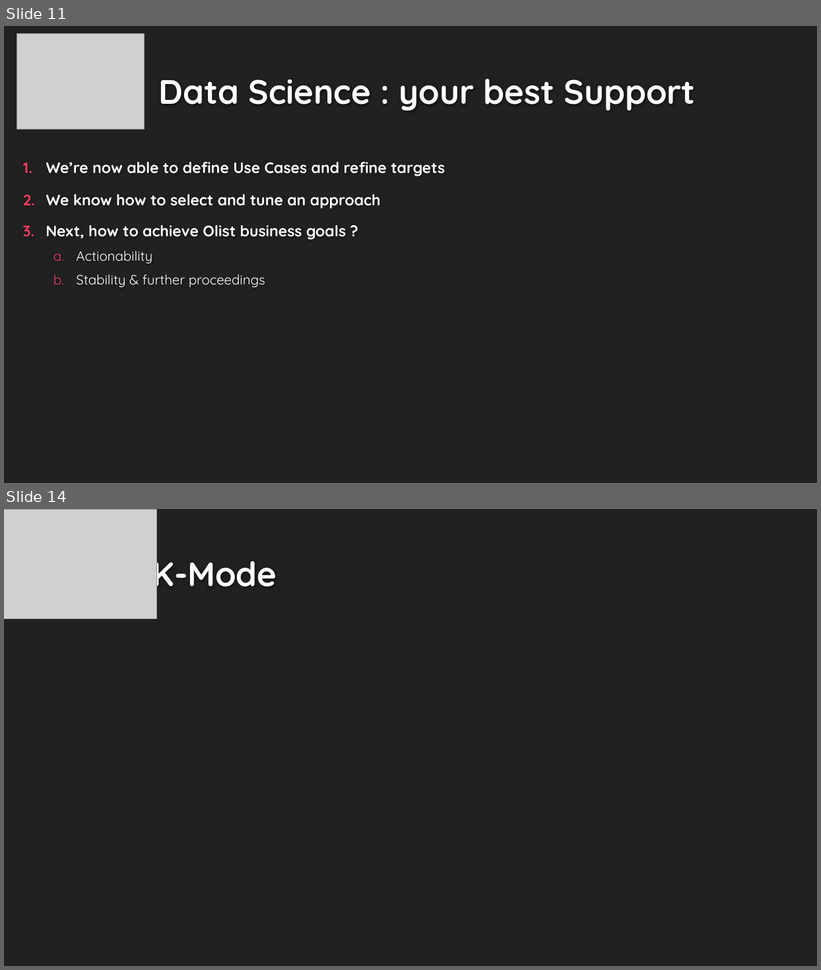
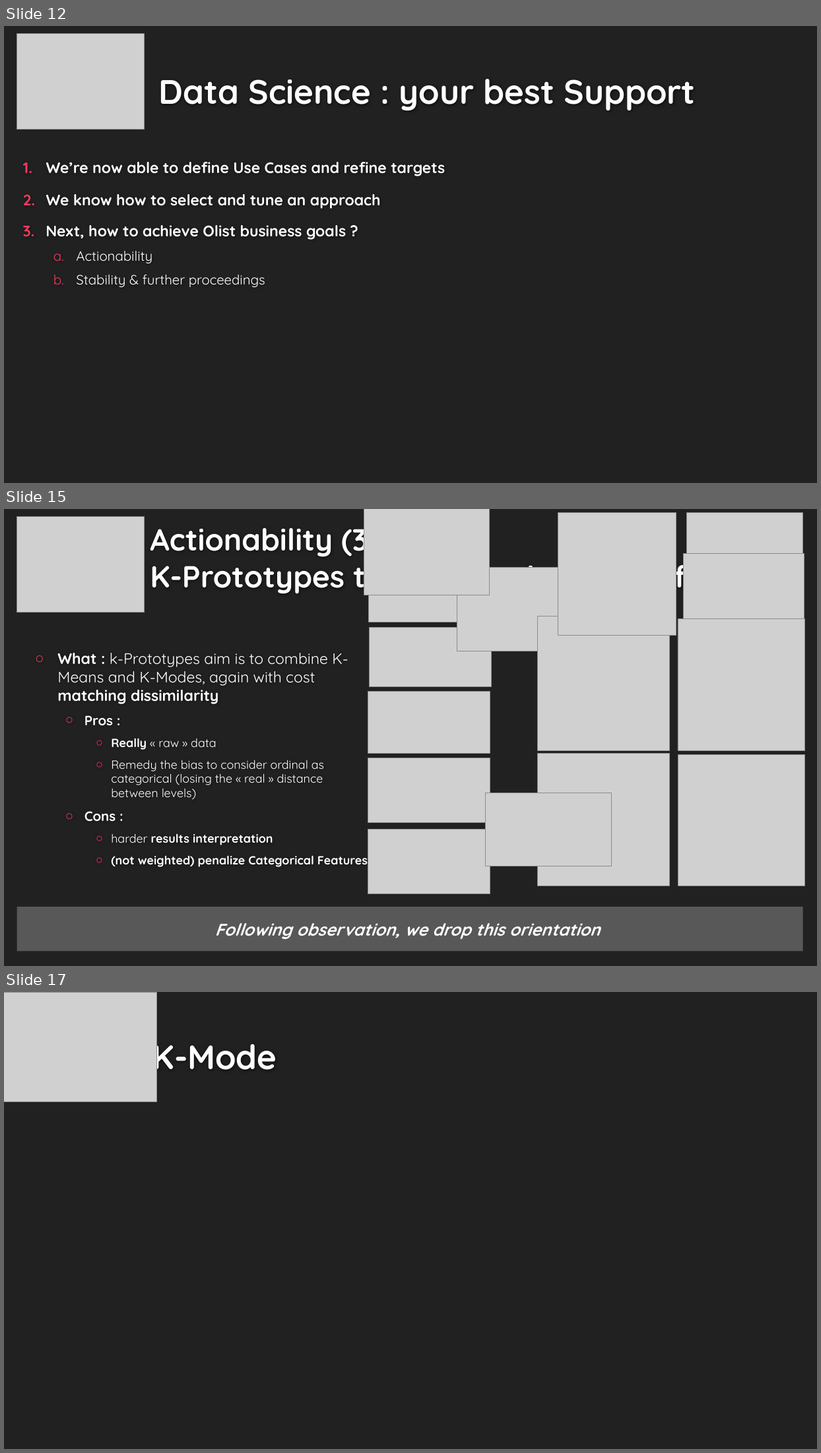
Before and after one commit to EtienneLardeur/P5_CustomerSegmentation, a slide deck: P5Olist_Présentation_initiale.pptx. Shown one above the other, each under a label of ours: slides 11 and 14 before the commit, slides 12, 15 and 17 after it; the slides between them are not shown. The pictures are 821x970 and 821x1453 pixels, drawn with LibreOffice and Linux fonts; fonts in the diff are those of the drawing; grey boxes stand for pictures; background and template pictures are left out. Boxes give left, top, right and bottom in pixels: in the first picture for what was removed or moved away, otherwise in the second. Text is boxed around its words. In the diff, an @@ line names an element or a change of style, - is before the commit and + after.

```diff
--- a/P5Olist_Présentation_initiale.pptx
+++ b/P5Olist_Présentation_initiale.pptx
@@ slide 15 added at (4, 509, 817, 966), background #212121 @@
@@ picture added at (17, 517, 144, 612) @@
@@ title added at (150, 519, 798, 596), 36 pt, text #FEFEFE, bold @@
+Actionability (3/3)
+K-Prototypes to adress mixed-type features
@@ picture added at (364, 509, 490, 595) @@
@@ picture added at (558, 513, 677, 635) @@
@@ picture added at (686, 513, 803, 636) @@
@@ picture added at (369, 555, 490, 622) @@
@@ picture added at (457, 568, 572, 652) @@
@@ picture added at (684, 553, 805, 642) @@
@@ picture added at (370, 627, 491, 687) @@
@@ picture added at (538, 617, 669, 751) @@
@@ picture added at (678, 619, 805, 751) @@
@@ text added at (57, 653, 368, 867), 14 pt, text #FFFFFF @@
+○ What : k-Prototypes aim is to combine K-Means and K-Modes, again with cost matching dissimilarity
+  ○ Pros :
+    ○ Really « raw » data
+    ○ Remedy the bias to consider ordinal as categorical (losing the « real » distance between levels)
+  ○ Cons :
+    ○ harder results interpretation
+    ○ (not weighted) penalize Categorical Features
@@ picture added at (368, 691, 490, 753) @@
@@ picture added at (368, 758, 490, 823) @@
@@ picture added at (538, 754, 669, 887) @@
@@ picture added at (678, 755, 805, 886) @@
@@ picture added at (486, 793, 612, 867) @@
@@ picture added at (368, 829, 490, 894) @@
@@ rectangle added at (17, 908, 803, 952), fill #585858, 20 pt, text #FFFFFF, bold, italic @@
+Following observation, we drop this orientation
@@ what was slide 11 is now slide 12 @@
@@ what was slide 14 is now slide 17 @@
```
Also in this commit, not shown: 5 slides changed, 2 other slides added, 5 slides removed.
